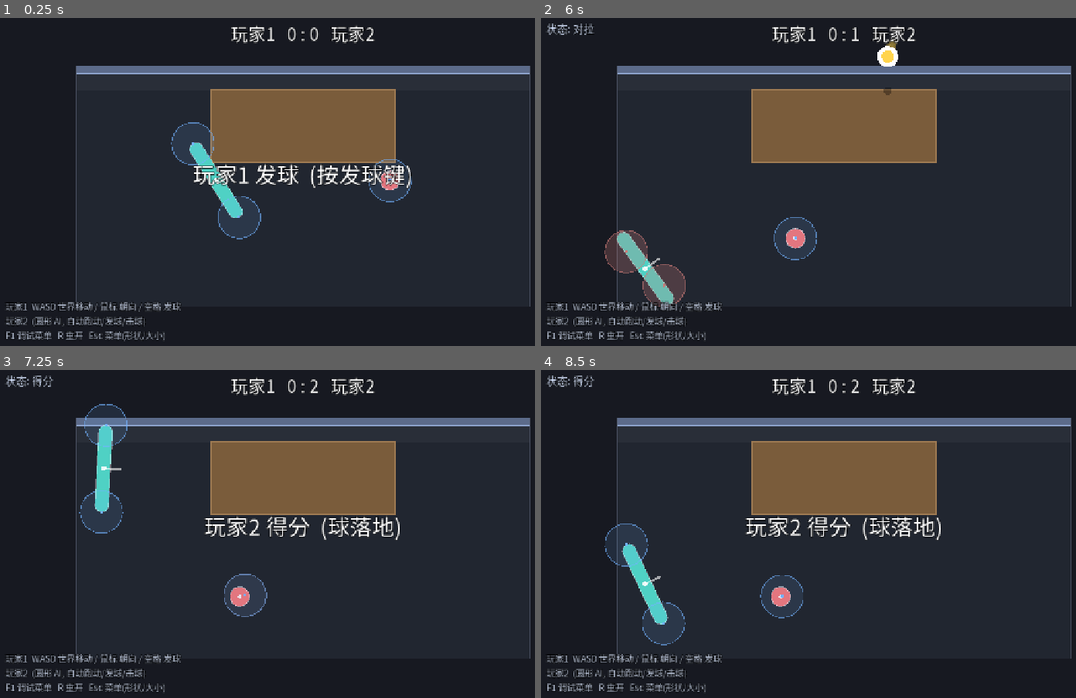
Above: before the commit, frames 1-4 (two rows, left to right).
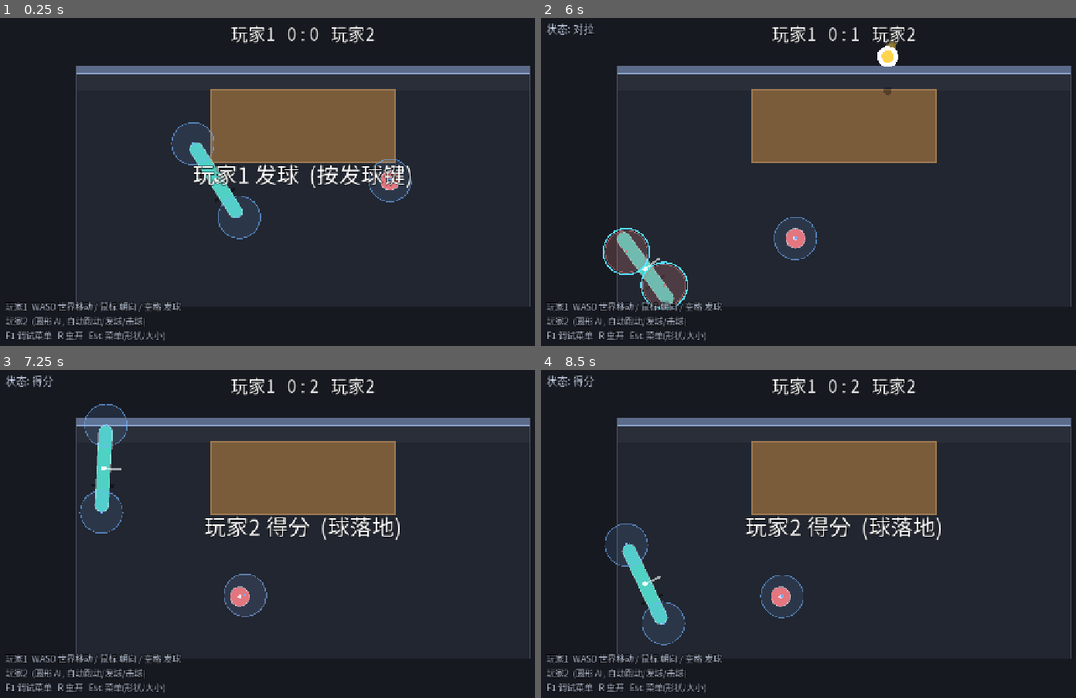
Above: after the commit, the same moments.

Repository: shuperidou/BMA-Arena
Game: Godot game, scene res://scenes/Main.tscn
The game is run twice, just before and just after one commit, with the same random seed, the same clock (stepped at 60 frames per second) and the same inputs.
Inputs (mouse positions are in pixels of both pictures, inside the frame that each line leads up to):
- Up to frame 1 (0.25 s): no input
- Up to frame 2 (6 s): tap Enter at 0.5 s; move the mouse to (979, 168) at 0.52 s; hold D 0.53-1.25 s; tap 2 at 0.6 s; click (979, 168) at 0.67 s; tap Space at 0.77, 2.75, 3.77 s; drag from (722, 204) to (813, 254) at 1.27 s; move the mouse to (904, 109) at 2.02 s; hold D 2.03-2.75 s; tap 4 at 2.1 s; drag from (813, 254) to (658, 132) at 2.77 s; move the mouse to (1027, 237) at 3.52 s; hold A 3.53-4.25 s; tap 6 at 3.6 s; drag from (658, 132) to (749, 100) at 4.27 s; move the mouse to (872, 185) at 5.02 s; hold S 5.03-5.75 s; tap 8 at 5.1 s; click (872, 185) at 5.17 s; drag from (749, 100) to (722, 204) at 5.77 s
- Up to frame 3 (7.25 s): move the mouse to (438, 520) at 6.52 s; hold W from 6.53 s (still down); tap 0 at 6.6 s; tap Space at 6.77 s
- Up to frame 4 (8.5 s): release W at 7.25 s; drag from (722, 556) to (813, 606) at 7.27 s; move the mouse to (904, 461) at 8.02 s; hold S from 8.03 s (still down); tap 1 at 8.1 s

The runs differ from the first frame. In frame 2, 0.2% of the frame differs, in the area x 11-28%, y 64-89%; in frame 3, less than 0.1%; in frame 4, less than 0.1%.

Commit message:
feat(feel): swing power/posture visualization - power bar under character (blue->orange by power01), defense posture cyan shield ring on hit-zone, in-range white pulse ring

Diff:
--- a/scripts/player/hit_point.gd
+++ b/scripts/player/hit_point.gd
@@ -11,6 +11,14 @@
 var power01: float = 0.0:                    ## 当前挥拍力量 (0..1) -> 判定区填充色
 	set(v):
 		power01 = v
+		queue_redraw()
+var posture: int = 0:                        ## 0=普通挥拍 1=防守姿态 (由 PlayerController 每帧写入) -> 青环提示
+	set(v):
+		posture = v
+		queue_redraw()
+var ball_in_range: bool = false:             ## 球是否已在触及范围附近 (可击窗口) -> 白环脉冲
+	set(v):
+		ball_in_range = v
 		queue_redraw()
 var _prev_world: Vector2 = Vector2.ZERO
 var _has_prev: bool = false
@@ -37,3 +45,9 @@
 	draw_circle(Vector2.ZERO, reach, Color(fill.r, fill.g, fill.b, 0.12 + 0.22 * pw))
 	draw_arc(Vector2.ZERO, reach, 0.0, TAU, 28, Color(fill.r, fill.g, fill.b, 0.6), 2.0)
 	draw_circle(Vector2.ZERO, 3.0, Color(fill.r, fill.g, fill.b))
+	# 防守姿态: 青色"盾"环
+	if posture == 1:
+		draw_arc(Vector2.ZERO, reach + 4.0, 0.0, TAU, 30, Color(0.35, 0.9, 1.0, 0.95), 3.0)
+	# 可击窗口: 内圈白色脉冲环
+	if ball_in_range:
+		draw_arc(Vector2.ZERO, reach * 0.55, 0.0, TAU, 24, Color(1, 1, 1, 0.85), 2.0)
--- a/scripts/player/player_controller.gd
+++ b/scripts/player/player_controller.gd
@@ -275,10 +275,20 @@
 	if hit_points.size() >= 2:
 		var sw: Vector2 = swing_local.rotated(rotation)
 		var p01: float = _swing_power01(sw)
-		hit_points[0].swing_velocity = sw
-		hit_points[1].swing_velocity = sw
-		hit_points[0].power01 = p01
-		hit_points[1].power01 = p01
+		# 姿态: 与 HitSystem 同判据 (垂直分量够大 且 沿向够小 -> 防守姿态)
+		var is_def: bool = GameConfig.defense_perp_threshold > 0.0 \
+			and swing_local.y > GameConfig.defense_perp_threshold \
+			and absf(swing_local.x) < swing_local.y * GameConfig.defense_max_along_ratio
+		# 可击窗口: 球在本方且已接近判定区
+		var in_range: bool = ball != null and ball.state == GameTypes.BallState.LIVE \
+			and ball.returnable \
+			and hit_points[0].global_position.distance_to(ball.global_position) \
+				<= hit_points[0].reach + ball.radius + 26.0
+		for hp in hit_points:
+			hp.swing_velocity = sw
+			hp.power01 = p01
+			hp.posture = 1 if is_def else 0
+			hp.ball_in_range = in_range
 	debug_hit_zone_local_delta = target_local
 	# 鼠标左右拖动时，身体跟随做"有限的小幅旋转"
 	var drag_rad: float = 0.0
@@ -385,6 +395,14 @@
 	return float(Time.get_ticks_msec()) / 1000.0
 
 func _draw() -> void:
+	# 力度条 (脚下): 随挥拍力量变色/变长 (圆身/纺锤都画)
+	var pwv: float = clampf(hit_points[0].power01 if hit_points.size() > 0 else 0.0, 0.0, 1.0)
+	var bw: float = 48.0
+	var bh: float = 6.0
+	var by: float = 32.0
+	draw_rect(Rect2(-bw * 0.5, by, bw, bh), Color(0, 0, 0, 0.45))
+	draw_rect(Rect2(-bw * 0.5, by, bw * pwv, bh),
+		Color(0.45, 0.7, 1.0).lerp(Color(1.0, 0.35, 0.15), pwv))
 	if _circle_body:
 		draw_circle(Vector2.ZERO, 20.0, _body_color)
 		draw_arc(Vector2.ZERO, 20.0, 0.0, TAU, 32, Color(1, 1, 1, 0.5), 2.0)
